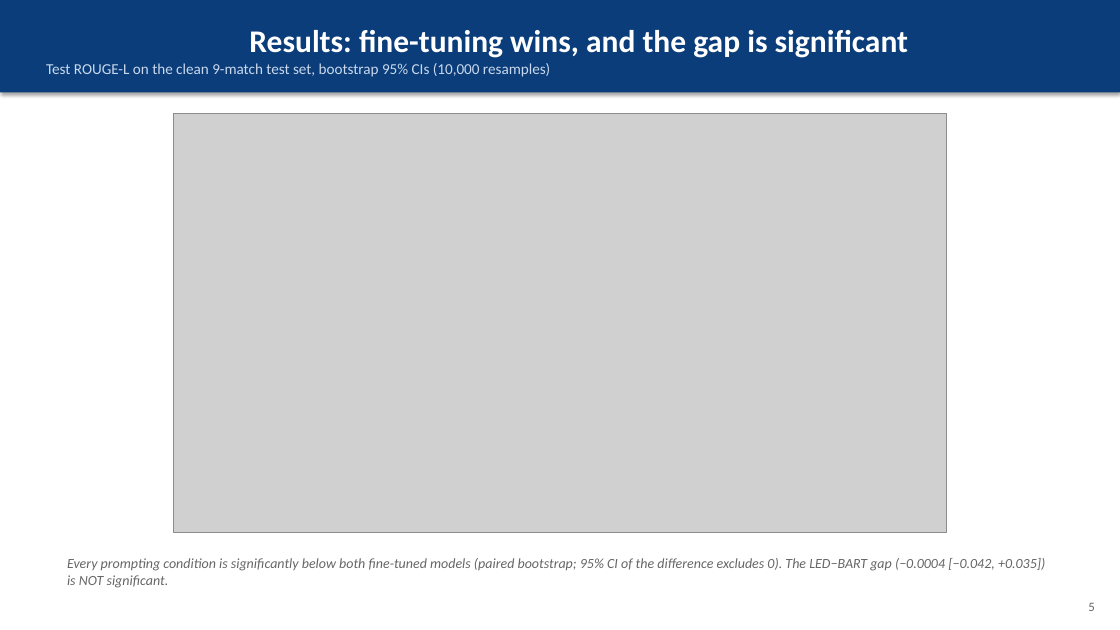
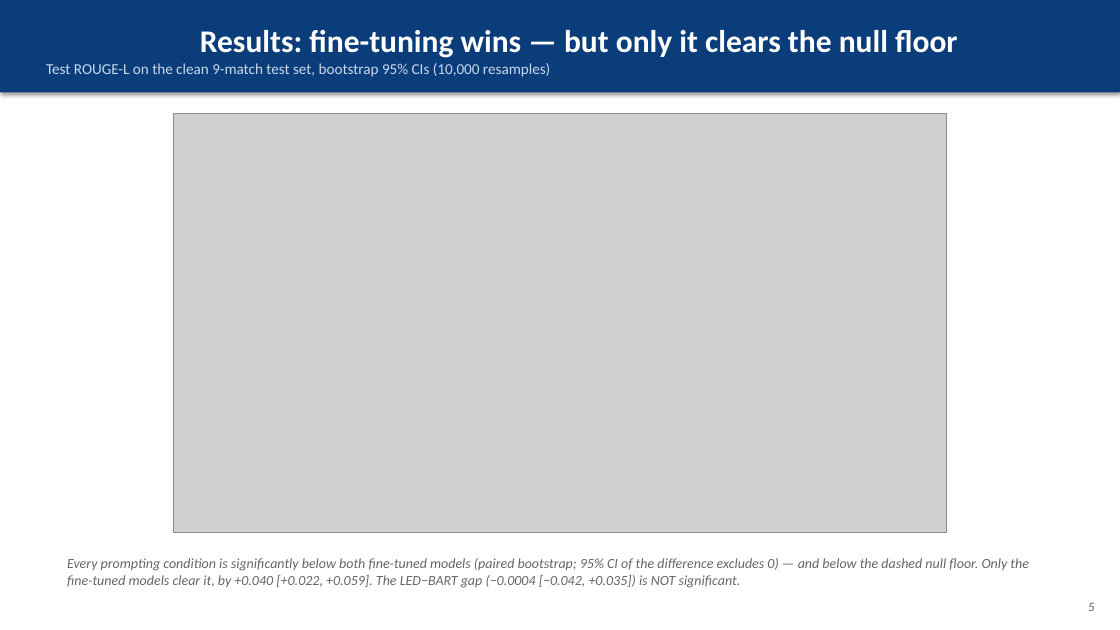
Before and after one commit to christiandalfarra/ANLP_Project, a slide deck: slide 5 of report/slides/ANLP_slides.pptx. Drawn at 1120x630 pixels with LibreOffice and Linux fonts; fonts in the diff are those of the drawing; grey boxes stand for pictures. Boxes give left, top, right and bottom in pixels: in the first picture for what was removed or moved away, otherwise in the second. Text is boxed around its words. In the diff, an @@ line names an element or a change of style, - is before the commit and + after.

```diff
--- a/report/slides/ANLP_slides.pptx
+++ b/report/slides/ANLP_slides.pptx
@@ text in rectangle at (200, 30, 957, 58): text changed @@
-Results: fine-tuning wins, and the gap is significant
+Results: fine-tuning wins — but only it clears the null floor
@@ text at (67, 558, 1029, 588): text changed @@
-Every prompting condition is significantly below both fine-tuned models (paired bootstrap; 95% CI of the difference excludes 0). The LED−BART gap (−0.0004 [−0.042, +0.035]) is NOT significant.
+Every prompting condition is significantly below both fine-tuned models (paired bootstrap; 95% CI of the difference excludes 0) — and below the dashed null floor. Only the fine-tuned models clear it, by +0.040 [+0.022, +0.059]. The LED−BART gap (−0.0004 [−0.042, +0.035]) is NOT significant.
```
Also in this commit, not shown: 3 other slides changed, 18 other files.
